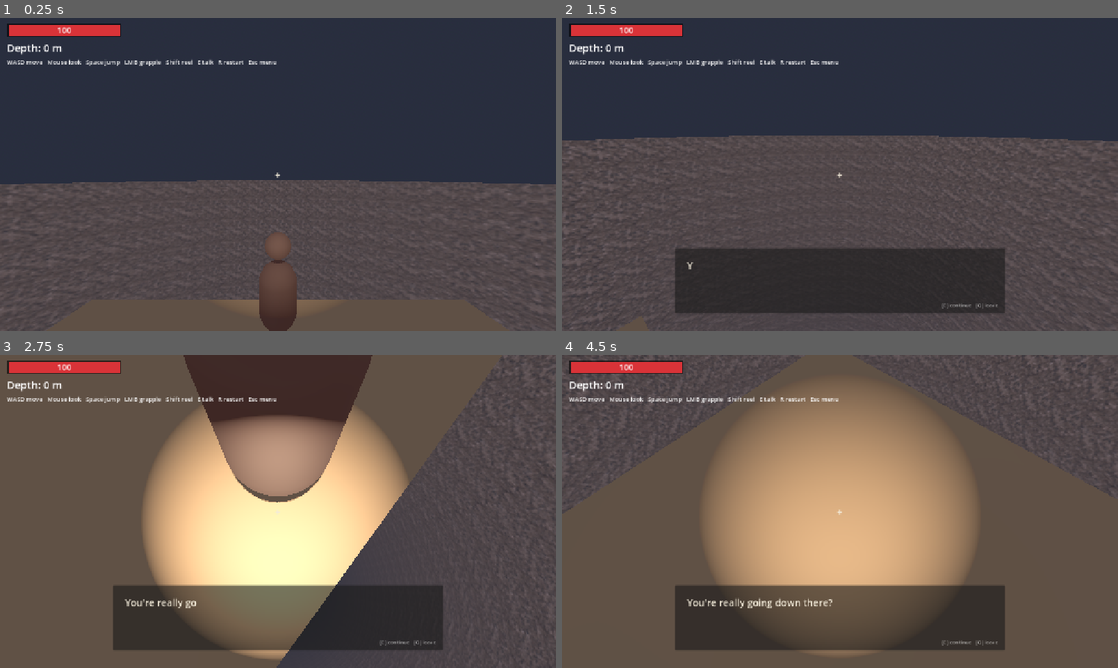
Above: before the commit, frames 1-4 (two rows, left to right).
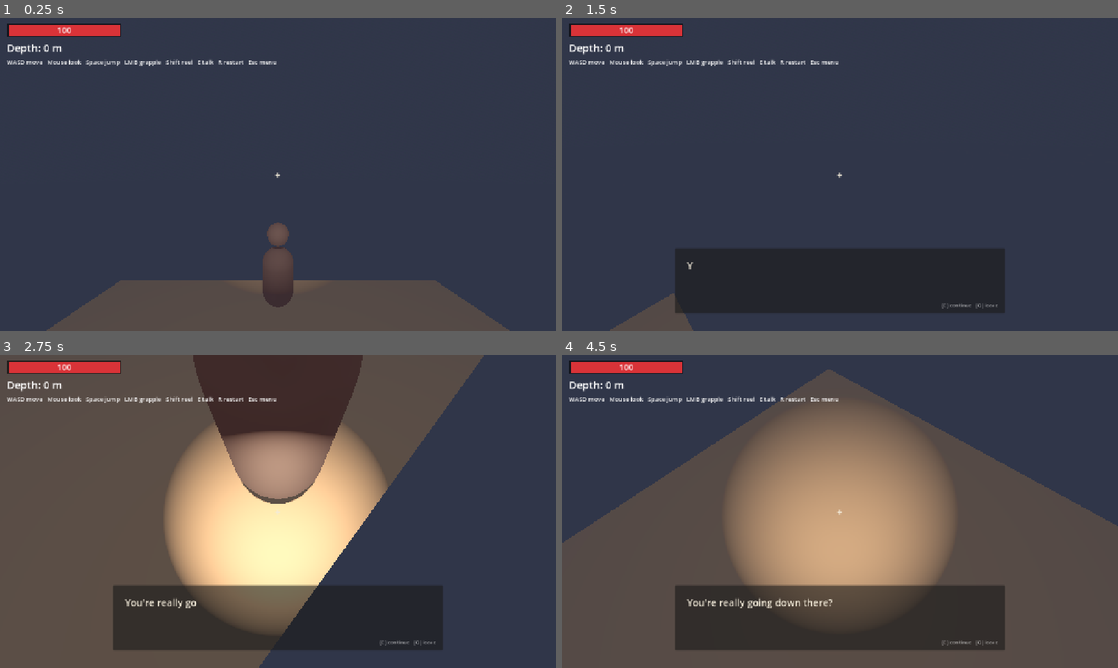
Above: after the commit, the same moments.

Repository: CallumHYoung/ash
Game: Godot game, scene res://scenes/main.tscn
Two runs of this game, one before a commit and one after it. Both use one fixed random seed, a clock stepped at 60 frames per second and the inputs below.
Inputs (mouse positions are in pixels of both pictures, inside the frame that each line leads up to):
- Up to frame 1 (0.25 s): no input
- Up to frame 2 (1.5 s): tap Enter at 0.5 s; move the mouse to (867, 174) at 0.52 s; hold W (move_forward) from 0.53 s (still down); click (867, 174) at 0.6 s; tap Space (jump) at 0.77 s; move the mouse to (812, 174) at 1.27 s; tap E (interact) at 1.35 s
- Up to frame 3 (2.75 s): keep holding W (move_forward); tap Space (jump) at 1.52 s; move the mouse to (289, 505) at 2.02 s; hold Shift (reel) from 2.03 s (still down)
- Up to frame 4 (4.5 s): keep holding W (move_forward); move the mouse to (834, 517) at 2.77 s; release Shift (reel) at 2.78 s; click (834, 517) at 2.85 s; tap Space (jump) at 3.02, 3.77 s; move the mouse to (878, 514) at 3.52 s; hold E (interact) 3.53-4.28 s; tap R (restart) at 4.25 s; move the mouse to (795, 508) at 4.27 s; tap Shift (reel) at 4.35 s

The runs differ from the first frame. In frame 1, 35% of the frame differs, in the area x 0-100%, y 51-100%; in frame 2, 44%; in frame 3, 35%; in frame 4, 50%, in the area x 0-100%, y 0-97%.

Commit message:
Tighten POV with heavy fog, camera DOF blur, and wider FOV
Co-Authored-By: Claude Opus 4.7 (1M context) <noreply@anthropic.com>

Diff:
--- a/scenes/main.tscn
+++ b/scenes/main.tscn
@@ -27,8 +27,8 @@
 tonemap_mode = 2
 fog_enabled = true
 fog_light_color = Color(0.18, 0.2, 0.26, 1)
-fog_light_energy = 0.6
-fog_density = 0.004
+fog_light_energy = 0.8
+fog_density = 0.06
 
 [node name="Main" type="Node3D"]
 script = ExtResource("1_main")
--- a/scenes/player.tscn
+++ b/scenes/player.tscn
@@ -1,10 +1,16 @@
-[gd_scene load_steps=3 format=3]
+[gd_scene load_steps=4 format=3]
 
 [ext_resource type="Script" path="res://scripts/player.gd" id="1_player"]
 
 [sub_resource type="CapsuleShape3D" id="CapsuleShape3D_1"]
 radius = 0.4
 height = 1.8
+
+[sub_resource type="CameraAttributesPractical" id="CameraAttributesPractical_1"]
+dof_blur_far_enabled = true
+dof_blur_far_distance = 3.0
+dof_blur_far_transition = 10.0
+dof_blur_amount = 0.15
 
 [node name="Player" type="CharacterBody3D"]
 script = ExtResource("1_player")
@@ -14,7 +20,8 @@
 
 [node name="Camera3D" type="Camera3D" parent="."]
 transform = Transform3D(1, 0, 0, 0, 1, 0, 0, 0, 1, 0, 0.7, 0)
-fov = 80.0
+attributes = SubResource("CameraAttributesPractical_1")
+fov = 90.0
 near = 0.05
 
 [node name="Flashlight" type="SpotLight3D" parent="Camera3D"]
